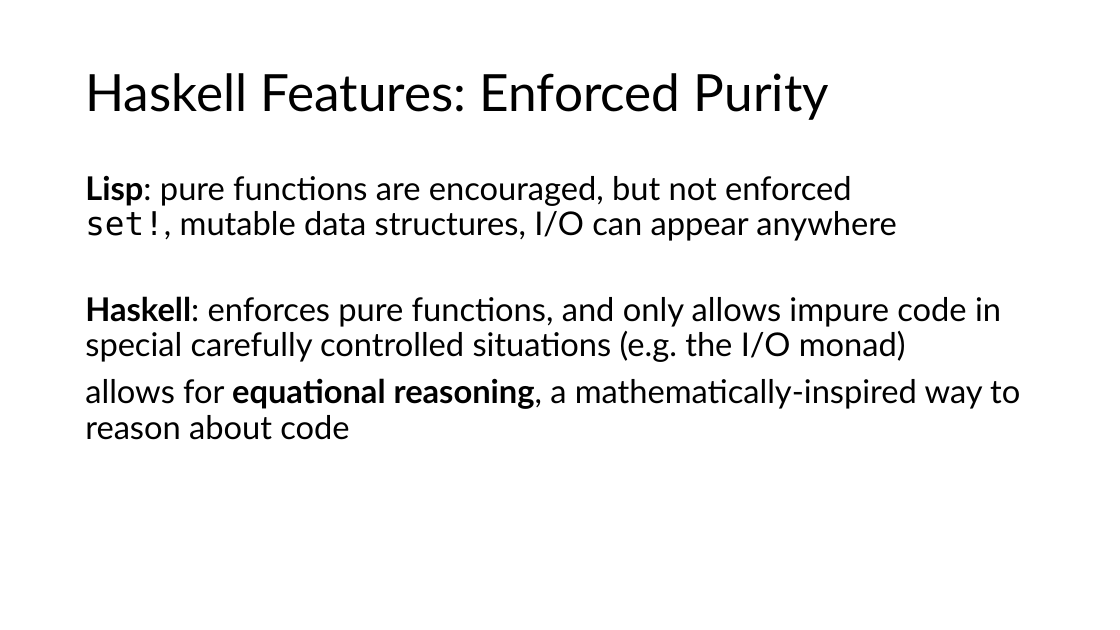
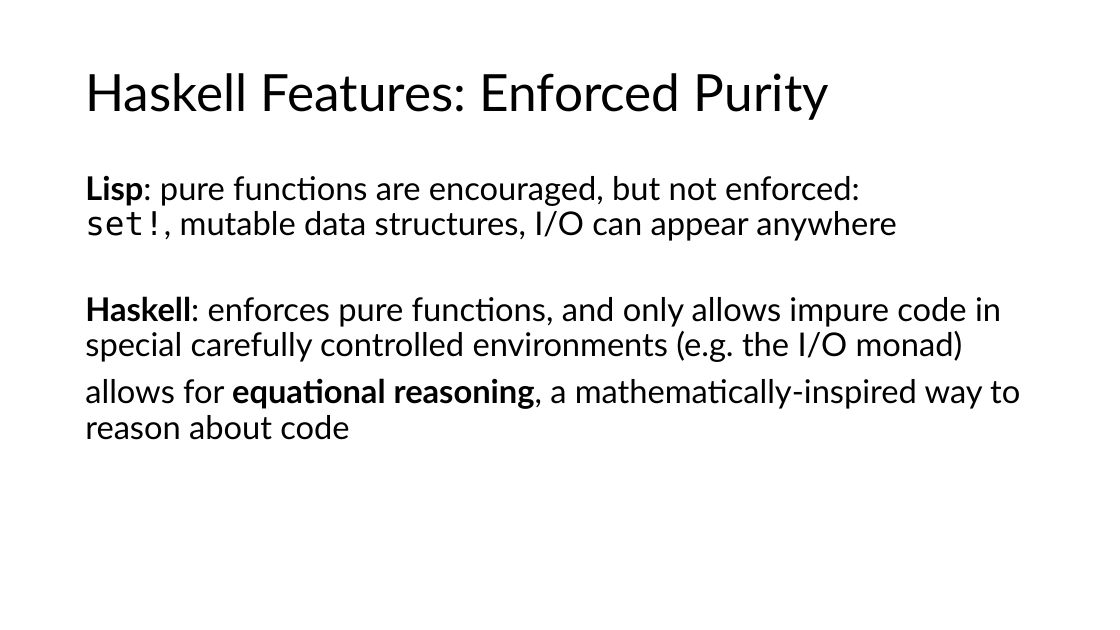
Before and after one commit to tjd1234/cmpt383fall2026, a slide deck: slide 10 of haskell/haskell_intro.pptx (slide 9 before the commit). Drawn at 1120x630 pixels with LibreOffice and Linux fonts; fonts in the diff are those of the drawing. Boxes give left, top, right and bottom in pixels: in the first picture for what was removed or moved away, otherwise in the second. Text is boxed around its words. In the diff, an @@ line names an element or a change of style, - is before the commit and + after.

```diff
--- a/haskell/haskell_intro.pptx
+++ b/haskell/haskell_intro.pptx
@@ text at box(85, 175, 1001, 362): text changed @@
-Lisp: pure functions are encouraged, but not enforced
-set!, mutable data structures, I/O can appear anywhere
-Haskell: enforces pure functions, and only allows impure code in special carefully controlled situations (e.g. the I/O monad)
+Lisp: pure functions are encouraged, but not enforced:
+set!, mutable data structures, I/O can appear anywhere
+Haskell: enforces pure functions, and only allows impure code in special carefully controlled environments (e.g. the I/O monad)
```
Also in this commit, not shown: 5 other slides changed, 3 slides added.
